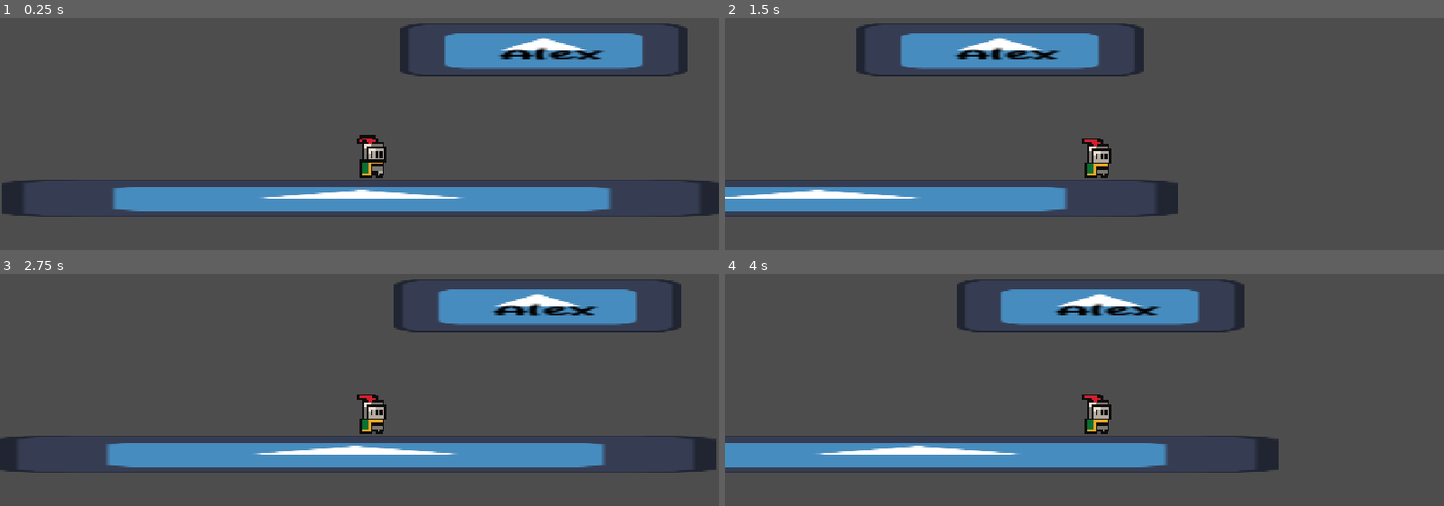
Above: before the commit, frames 1-4 (two rows, left to right).
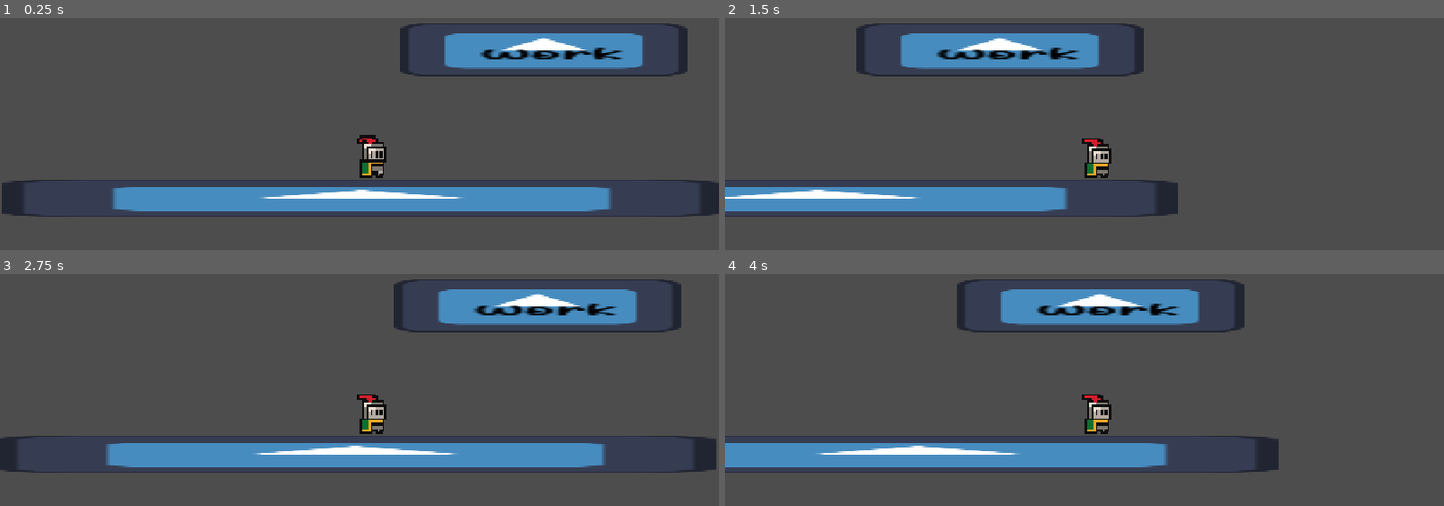
Above: after the commit, the same moments.

Repository: a22Dv/the-game
Game: Godot game, scene res://miscellaneous/Platformergame/Platformer_rich.tscn
The game is run twice, just before and just after one commit, with the same random seed, the same clock (stepped at 60 frames per second) and the same inputs. This scene is started directly instead of the project's main scene. The engine's default icon, where the game draws it, is replaced by a stand-in: a white triangle on a blue panel in a dark square. Sound files missing from this copy of the repository are replaced by a short silence.
Inputs (mouse positions are in pixels of both pictures, inside the frame that each line leads up to):
- Up to frame 1 (0.25 s): no input
- Up to frame 2 (1.5 s): tap Enter (ui_accept) at 0.5, 0.77 s; move the mouse to (1242, 161) at 0.52 s; hold Right (move_right) 0.53-1.25 s; click (1242, 161) at 0.67 s; drag from (940, 203) to (outside the picture) at 1.27 s
- Up to frame 3 (2.75 s): move the mouse to (431, 350) at 2.02 s; hold Left (move_left) from 2.03 s (still down)
- Up to frame 4 (4 s): release Left (move_left) at 2.75 s; drag from (outside the picture) to (868, 378) at 2.77 s; tap Enter (ui_accept) at 3.5, 3.77 s; move the mouse to (1300, 499) at 3.52 s; hold Right (move_right) from 3.53 s (still down)

The runs differ from the first frame. In frame 1, 0.6% of the frame differs, in the area x 66-87%, y 12-19%; in frame 2, 0.6%, in the area x 29-50%, y 12-19%; in frame 3, 0.6%; in frame 4, 0.6%.

Commit message:
Complete word activates collision

Diff:
--- a/miscellaneous/Platformergame/Platformer_rich.tscn
+++ b/miscellaneous/Platformergame/Platformer_rich.tscn
@@ -1,30 +1,33 @@
-[gd_scene load_steps=10 format=3 uid="uid://c51gtdbrb76ea"]
+[gd_scene load_steps=11 format=3 uid="uid://c51gtdbrb76ea"]
 
 [ext_resource type="Script" uid="uid://bvsji7w4wgl5g" path="res://miscellaneous/Platformergame/platformer_rich.gd" id="1_l1qbw"]
 [ext_resource type="PackedScene" uid="uid://gkiqdo3viohb" path="res://miscellaneous/assets/Platformer/character/player.tscn" id="1_shjqj"]
 [ext_resource type="Script" uid="uid://cbviiit8eoepd" path="res://miscellaneous/assets/Platformer/character/platform_movement.gd" id="2_jfd41"]
 [ext_resource type="Texture2D" uid="uid://bxfq7ajdskoob" path="res://icon.svg" id="4_s3h6t"]
+[ext_resource type="Script" uid="uid://ggmvhggi3wq6" path="res://miscellaneous/Platformergame/collision_shape_2d.gd" id="5_8yxpi"]
 [ext_resource type="Script" uid="uid://d0w26sxno61m1" path="res://miscellaneous/Platformergame/platform.gd" id="5_k5kmo"]
 [ext_resource type="FontFile" uid="uid://dhy3vg0mk7frw" path="res://assets/fonts/Sweet Toffee.ttf" id="5_s3h6t"]
+
+[sub_resource type="RectangleShape2D" id="RectangleShape2D_k5kmo"]
+size = Vector2(124, 20)
 
 [sub_resource type="PhysicsMaterial" id="PhysicsMaterial_k5kmo"]
 
 [sub_resource type="WorldBoundaryShape2D" id="WorldBoundaryShape2D_k5kmo"]
 distance = 67.76471
 
-[sub_resource type="RectangleShape2D" id="RectangleShape2D_k5kmo"]
-size = Vector2(124, 20)
-
 [node name="PlatformerRich" type="Node2D"]
 script = ExtResource("1_l1qbw")
 
-[node name="Platform" type="Sprite2D" parent="."]
+[node name="PlatformContainer" type="Node2D" parent="."]
+
+[node name="Platform" type="Sprite2D" parent="PlatformContainer"]
 position = Vector2(105, -75)
 scale = Vector2(1, 0.18750003)
 texture = ExtResource("4_s3h6t")
 script = ExtResource("5_k5kmo")
 
-[node name="RichTextLabel" type="RichTextLabel" parent="Platform"]
+[node name="RichTextLabel" type="RichTextLabel" parent="PlatformContainer/Platform"]
 offset_left = -51.0
 offset_top = -10.666662
 offset_right = 58.0
@@ -33,8 +36,18 @@
 theme_override_fonts/normal_font = ExtResource("5_s3h6t")
 theme_override_font_sizes/normal_font_size = 40
 bbcode_enabled = true
-text = "[center]Alex"
+text = "[center]Work[center]"
 scroll_active = false
+
+[node name="Platform2" type="StaticBody2D" parent="PlatformContainer/Platform"]
+position = Vector2(-105, 399.99994)
+scale = Vector2(1, 5.3333325)
+
+[node name="CollisionShape2D" type="CollisionShape2D" parent="PlatformContainer/Platform/Platform2"]
+position = Vector2(104, -75)
+shape = SubResource("RectangleShape2D_k5kmo")
+disabled = true
+script = ExtResource("5_8yxpi")
 
 [node name="Player" parent="." instance=ExtResource("1_shjqj")]
 position = Vector2(23, -29)
@@ -65,9 +78,3 @@
 shape = SubResource("WorldBoundaryShape2D_k5kmo")
 one_way_collision = true
 one_way_collision_margin = 4.0
-
-[node name="Platform2" type="StaticBody2D" parent="."]
-
-[node name="CollisionShape2D" type="CollisionShape2D" parent="Platform2"]
-position = Vector2(104, -75)
-shape = SubResource("RectangleShape2D_k5kmo")
--- /dev/null
+++ b/miscellaneous/Platformergame/collision_shape_2d.gd
@@ -0,0 +1 @@
+extends CollisionShape2D
--- a/miscellaneous/Platformergame/platform.gd
+++ b/miscellaneous/Platformergame/platform.gd
@@ -1,7 +1,8 @@
 extends Sprite2D
 
 @onready var prompt = $RichTextLabel
-@onready var prompt_text =  prompt.text
+@onready var prompt_text = prompt.get_parsed_text()
+
 
 func get_prompt() -> String:
 	return prompt_text
--- a/miscellaneous/Platformergame/platformer_rich.gd
+++ b/miscellaneous/Platformergame/platformer_rich.gd
@@ -1,19 +1,45 @@
 extends Node2D
 
+
+@onready var platform_container = $PlatformContainer
+
+
 var active_platform = null
-var current_letter_index: int = -1
+var current_letter_index : int = -1
 
-func find_new_active_platform(typed_character: String ):
-	print("new Platform")
-	var prompt = $Platform.get_prompt( )
-	if prompt.substr(0, 1) == typed_character:
-		active_platform == $Platform
-		print("new enemy")
+
+func find_new_active_platform(typed_character : String):
+	for platform in platform_container.get_children():
+		var prompt = platform.get_prompt()
+		var next_character = prompt.substr(0, 1)
+
+
+		if next_character == typed_character:
+			print("Successfully found enemy that starts with %s" % next_character)
+			active_platform = platform
+			current_letter_index = 1
+
 
 func _unhandled_input(event: InputEvent) -> void:
-	if event is InputEventKey and not event.is_pressed():
+	if event is InputEventKey and event.is_pressed() and not event.is_echo():
 		var typed_event = event as InputEventKey
 		var key_typed = PackedByteArray([typed_event.unicode]).get_string_from_utf8()
 
+
 		if active_platform == null:
 			find_new_active_platform(key_typed)
+		else:
+			var prompt = active_platform.get_prompt()
+			var next_character = prompt.substr(current_letter_index, 1)
+
+			if key_typed == next_character:
+				print("Successfully typed %s" % key_typed)
+				current_letter_index += 1
+
+				if current_letter_index == prompt.length():
+					print("Done")
+					current_letter_index = -1
+					$PlatformContainer/Platform/Platform2/CollisionShape2D.disabled = false
+					active_platform = null
+			else:
+				print("Incorrectly typed %s instead of %s" % [key_typed, next_character])
Not shown, added: miscellaneous/Platformergame/collision_shape_2d.gd.uid
